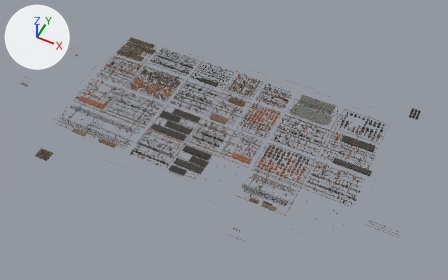
An edit to the Blender file tools/blender/leuna_plant.blend, drawn before and after from the same camera.
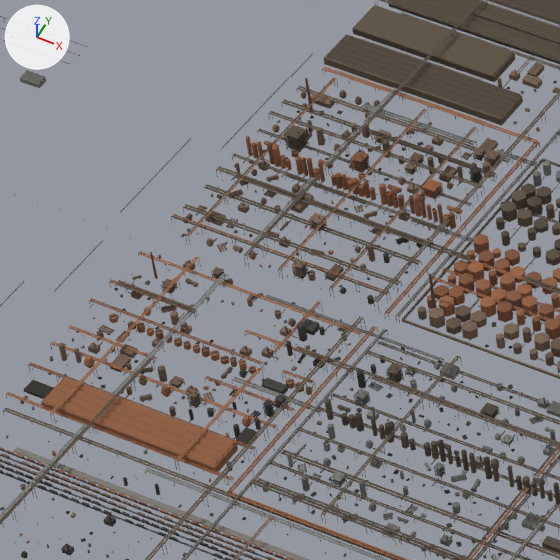
The first picture shows the older version from a camera (50 mm lens) standing at (1897.0, -3707.0, 4418.0) and looking at (94.0, -101.0, -89.0). The close-ups show the older and then the newer version on the part from 16% to 33% of the width and 16% to 43% of the height of that picture. Only the edits that show in the close-ups are written down. Every picture has the same lights, and +X, +Y and +Z are marked at upper left.

In view in the first close-up: 'Plant_halls_2000', 'Plant_process_2001', 'Plant_process_2012', 'Plant_railyard_2003', 'Plant_skyways', 'Plant_tankFarm_2011', 'Plant_trunks', 'Plant_utility_2002' and 3 more.
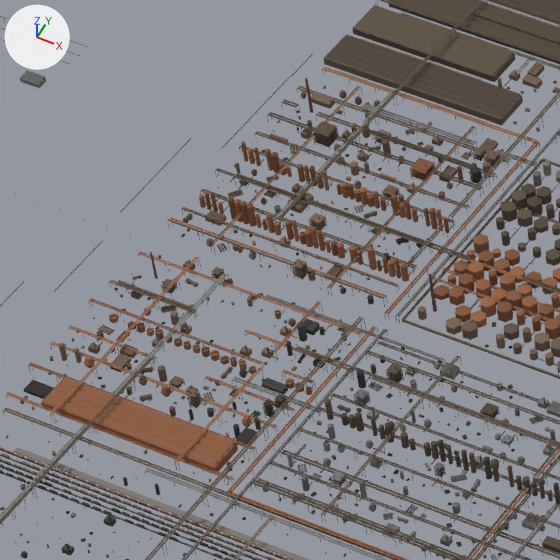
What differs and where, as boxes (x1, y1, x2, y2) in the close-ups (560 x 560 px; the box of a moved part takes in the faces that stretch with it):
'Plant_process_2001', reshaped
    before: (171, 77, 511, 305)
    after: (168, 86, 511, 307)
part 1 of me_plant_process_2001_013, added
    after: (269, 112, 483, 188)
part 2 of me_plant_process_2001_013, moved or reshaped
    before: (258, 130, 470, 206)
    after: (254, 132, 468, 209)
part 3 of me_plant_process_2001_013, moved or reshaped
    before: (259, 129, 472, 204)
    after: (256, 131, 469, 207)
part 4 of me_plant_process_2001_013, deleted
    before: (171, 77, 478, 300)
part 5 of me_plant_process_2001_013, built on
    before: (171, 99, 496, 302)
    after: (168, 86, 497, 307)
part 6 of me_plant_process_2001_013, recoloured
    before: (185, 208, 386, 281)
    after: (184, 208, 396, 285)
part 7 of me_plant_tankfarm_2011_007, deleted
    before: (426, 295, 455, 329)
part 8 of me_plant_tankfarm_2011_007, recoloured
    both: (455, 305, 471, 322)
part 9 of me_plant_tankfarm_2011_007, recoloured
    both: (446, 317, 554, 366)
part 10 of me_plant_tankfarm_2011_007, recoloured
    both: (471, 310, 487, 328)
part 11 of me_plant_tankfarm_2011_007, recoloured
    both: (504, 323, 519, 340)
part 12 of me_plant_skyways_010, added
    after: (275, 182, 309, 218)
part 13 of me_plant_skyways_010, rebuilt (52% narrower, 52% shorter)
    before: (376, 220, 450, 302)
    after: (411, 224, 446, 263)
part 14 of me_plant_skyways_010, deleted
    before: (244, 89, 559, 314)
part 15 of me_plant_skyways_010, reshaped
    before: (244, 0, 560, 256)
    after: (279, 0, 560, 274)

What changed in the scene script:
```text
Change me_plant_process_2001_013:
    remove me_plant_process_2001_013.from_pydata(...)  # 9620 vertices, 6404 faces; spans x -1483.0..-1116.0, y 17.0..403.0, z 0.0..39.0
    add me_plant_process_2001_013.from_pydata(...)  # 9256 vertices, 6208 faces; spans x -1483.0..-1116.0, y 17.0..403.0, z 0.0..39.0
    me_plant_process_2001_013 part 1: a new loose piece, a box spanning x -1482.4..-1117.6, y 295.34..298.54, z 14.57..15.17, in mat_lp_plant_30 (brown #4c4336)
    me_plant_process_2001_013 part 2: the loose piece of 8 vertices spanning x -1482.0..-1118.0, y 262.0..264.0, z 7.0 is moved by (0.0, -8.0, 1.0), in mat_lp_plant_32 (brown #584d3e)
    me_plant_process_2001_013 part 3: the loose piece of 8 vertices spanning x -1482.0..-1118.0, y 265.0..268.0, z 7.0 is moved by (0.0, -7.0, 1.0), in mat_lp_plant_32 (brown #584d3e)
    me_plant_process_2001_013 part 4: 523 loose pieces with 3958 vertices, spanning x -1483.0..-1116.0, y 17.0..403.0, z 0.0..39.0, are deleted
    me_plant_process_2001_013 part 5: 24 vertices moved within x -1482.0..-1118.0, y 18.0..402.0, z 0.0..17.0; 385 vertices removed from x -1483.0..-1116.0, y 18.0..402.0, z 0.0..36.0; 3963 vertices added at x -1483.0..-1116.0, y 17.0..403.0, z 0.0..39.0
    me_plant_process_2001_013 part 6: 1 face spanning x -1482.0..-1118.0, y 71.0, z 10.0..11.0 switches from mat_lp_plant_32 (brown #584d3e) to mat_lp_plant_40 (brown #7c5136)
    other edits to the shape of me_plant_process_2001_013 do not show in these pictures
    remove me_plant_process_2001_013.materials.append(mat_lp_plant_22)  # grey #6f716c
    remove me_plant_process_2001_013.materials.append(mat_lp_plant_20)  # dark grey #60625e
    remove me_plant_process_2001_013.materials.append(mat_lp_plant_23)  # grey #767873
Change me_plant_tankfarm_2011_007:
    remove me_plant_tankfarm_2011_007.from_pydata(...)  # 7420 vertices, 5130 faces; spans x -1081.0..-619.0, y 19.0..401.0, z 0.0..21.0
    add me_plant_tankfarm_2011_007.from_pydata(...)  # 7316 vertices, 5058 faces; spans x -1081.0..-619.0, y 19.0..401.0, z 0.0..21.0
    me_plant_tankfarm_2011_007 part 7: 10 loose pieces with 104 vertices, spanning x -1065.0..-1021.0, y 30.0..106.0, z 0.0..21.0, are deleted
    me_plant_tankfarm_2011_007 part 8: 16 faces spanning x -1019.0..-996.0, y 56.0..77.0, z 0.0..13.0 switch from mat_lp_plant_00 (brown #635143) to mat_lp_plant_41 (brown #86573a)
    me_plant_tankfarm_2011_007 part 9: 48 faces spanning x -1017.0..-708.0, y 30.0..50.0, z 0.0..17.0 switch from mat_lp_plant_00 (brown #635143) to mat_lp_plant_03 (brown #796351)
    me_plant_tankfarm_2011_007 part 10: 16 faces spanning x -993.0..-970.0, y 57.0..77.0, z 0.0..13.0 switch from mat_lp_plant_02 (brown #735e4d) to mat_lp_plant_43 (brown #986342)
    me_plant_tankfarm_2011_007 part 11: 48 faces spanning x -939.0..-636.0, y 56.0..77.0, z 0.0..17.0 switch from mat_lp_plant_03 (brown #796351) to mat_lp_plant_00 (brown #635143)
Change me_plant_skyways_010:
    remove me_plant_skyways_010.from_pydata(...)  # 16368 vertices, 12276 faces; spans x -1472.0..1423.0, y -695.0..702.0, z 0.0..23.0
    add me_plant_skyways_010.from_pydata(...)  # 16128 vertices, 12096 faces; spans x -1472.0..1423.0, y -695.0..699.0, z 0.0..23.0
    me_plant_skyways_010 part 12: a new loose piece, a box spanning x -1350.74..-1347.54, y 111.2..194.86, z 12.91..13.51, in mat_lp_plant_23 (grey #767873)
    me_plant_skyways_010 part 13: the loose piece of 8 vertices spanning x -1119.0..-1116.0, y 19.0..210.0, z 22.0 is rebuilt with 8 vertices and now spans x -1119.0..-1116.0, y 109.0..198.0, z 22.0
    me_plant_skyways_010 part 14: 91 loose pieces with 728 vertices, spanning x -1392.0..-571.0, y 16.0..702.0, z 0.0..22.0, are deleted
    me_plant_skyways_010 part 15: 24 vertices moved from x -1351.0..-1116.0, y 231.0..234.0, z 13.0..22.0 to x -1351.0..-1116.0, y 107.0..219.0, z 13.0..22.0; 16 vertices removed from x -1339.0..-1334.0, y 17.0..208.0, z 21.0..22.0; 296 vertices added at x -1339.0..-1116.0, y 106.0..610.0, z 0.0..22.0
    other edits to the shape of me_plant_skyways_010 do not show in these pictures
```
